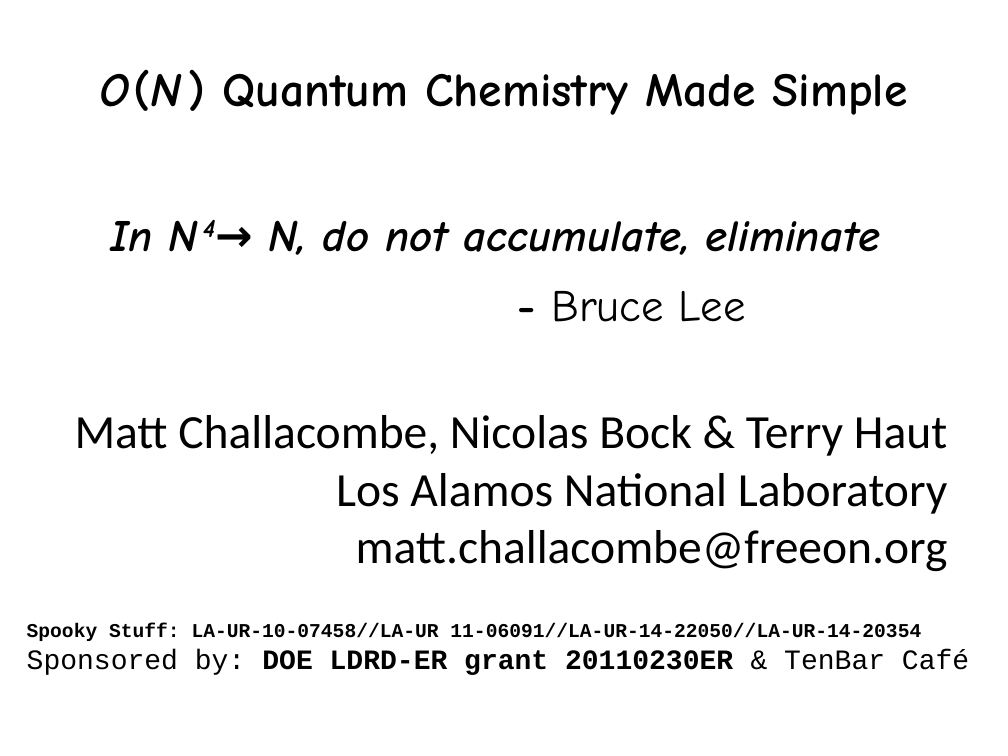
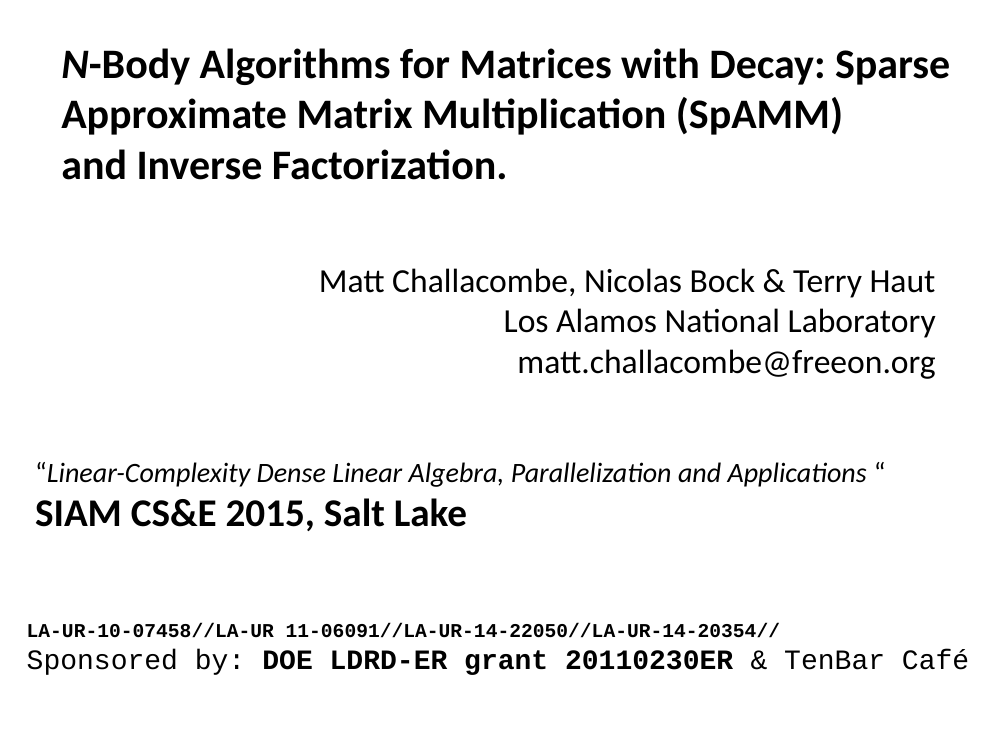
Before and after one commit to FreeON/spammpack, a slide deck: slide 1 of sandwitch_results_3_2015/spamm_big_picture.pptx. Drawn at 1008x756 pixels with LibreOffice and Linux fonts; fonts in the diff are those of the drawing. Boxes give left, top, right and bottom in pixels: in the first picture for what was removed or moved away, otherwise in the second. Text is boxed around its words. In the diff, an @@ line names an element or a change of style, - is before the commit and + after.

```diff
--- a/sandwitch_results_3_2015/spamm_big_picture.pptx
+++ b/sandwitch_results_3_2015/spamm_big_picture.pptx
@@ text added at (x1=61, y1=48, x2=950, y2=180), 30 pt, text #000000, bold @@
+N-Body Algorithms for Matrices with Decay: Sparse Approximate Matrix Multiplication (SpAMM) and Inverse Factorization.
@@ text removed at (x1=100, y1=69, x2=908, y2=322) @@
-O (N ) Quantum Chemistry Made Simple
-In N 4→ N, do not accumulate, eliminate
-- Bruce Lee
@@ text "Matt Challacombe, Nicolas Bock & ..." moved from (x1=75, y1=415, x2=948, y2=571) to (x1=319, y1=268, x2=936, y2=379) @@
@@ text "Matt Challacombe, Nicolas Bock & ..." at (x1=319, y1=268, x2=936, y2=379): size 34 to 24 pt @@
@@ text added at (x1=35, y1=462, x2=867, y2=531), 20 pt, text #000000, italic @@
+“Linear-Complexity Dense Linear Algebra, Parallelization and Applications “
+SIAM CS&E 2015, Salt Lake
@@ text at (x1=27, y1=623, x2=780, y2=638): text changed @@
-Spooky Stuff: LA-UR-10-07458//LA-UR 11-06091//LA-UR-14-22050//LA-UR-14-20354
+LA-UR-10-07458//LA-UR 11-06091//LA-UR-14-22050//LA-UR-14-20354//
```
Also in this commit, not shown: 10 other slides changed, 2 slides added, 3 slides removed, 6 other files.
